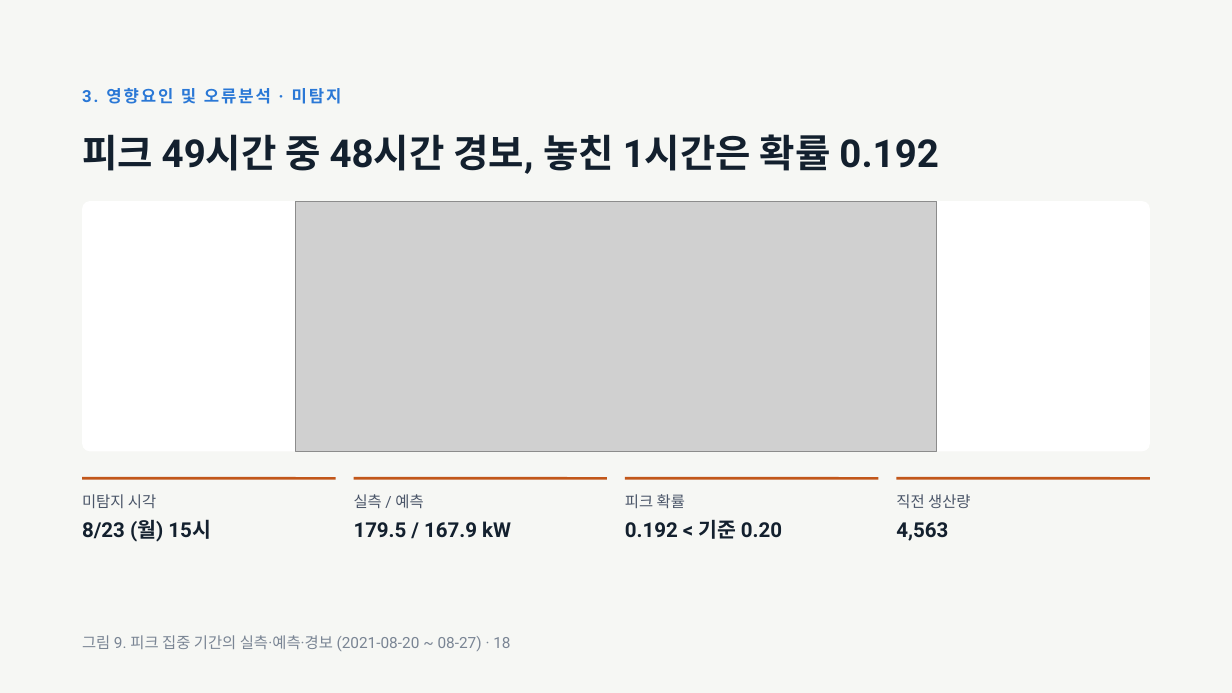
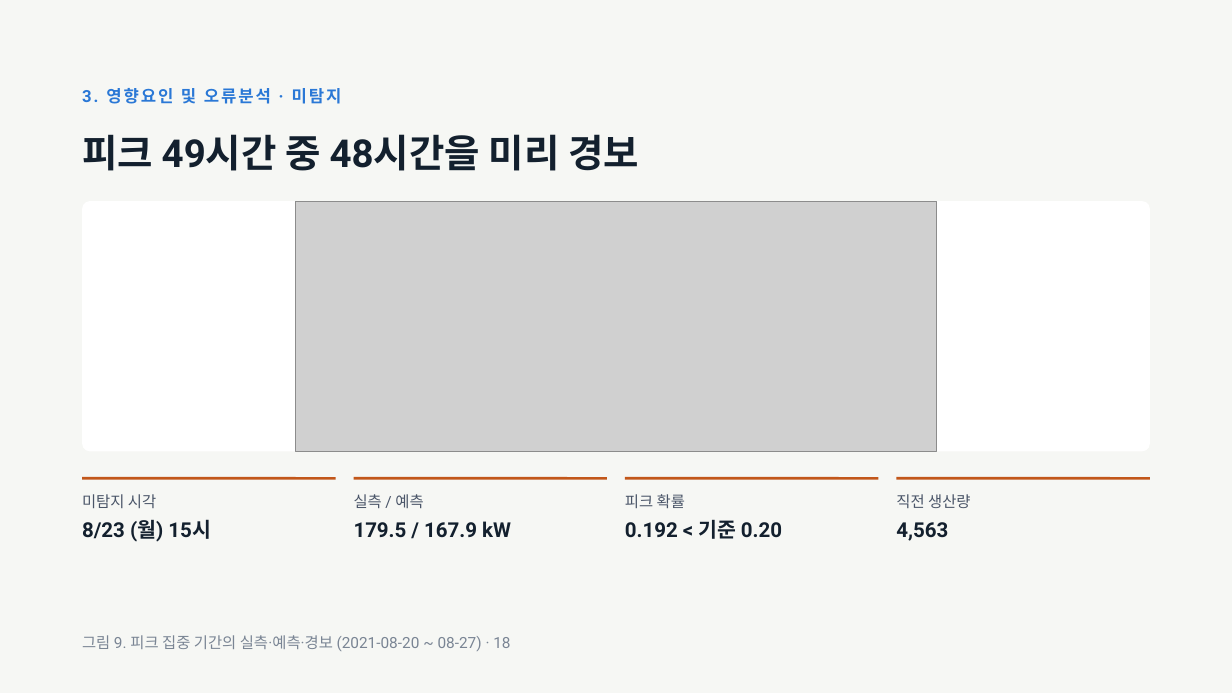
Before and after one commit to jgi0117/KAMP-Competition, a slide deck: slide 18 of docs/presentation/OKM 전력 피크 예측 발표.pptx. Drawn at 1232x693 pixels with LibreOffice and Linux fonts; fonts in the diff are those of the drawing; grey boxes stand for pictures. Boxes give left, top, right and bottom in pixels: in the first picture for what was removed or moved away, otherwise in the second. Text is boxed around its words. In the diff, an @@ line names an element or a change of style, - is before the commit and + after.

```diff
--- a/docs/presentation/OKM 전력 피크 예측 발표.pptx
+++ b/docs/presentation/OKM 전력 피크 예측 발표.pptx
@@ title at (82, 134, 639, 171): text changed @@
-피크 49시간 중 48시간 경보, 놓친 1시간은 확률 0.192
+피크 49시간 중 48시간을 미리 경보
```
Also in this commit, not shown: 12 other slides changed.
